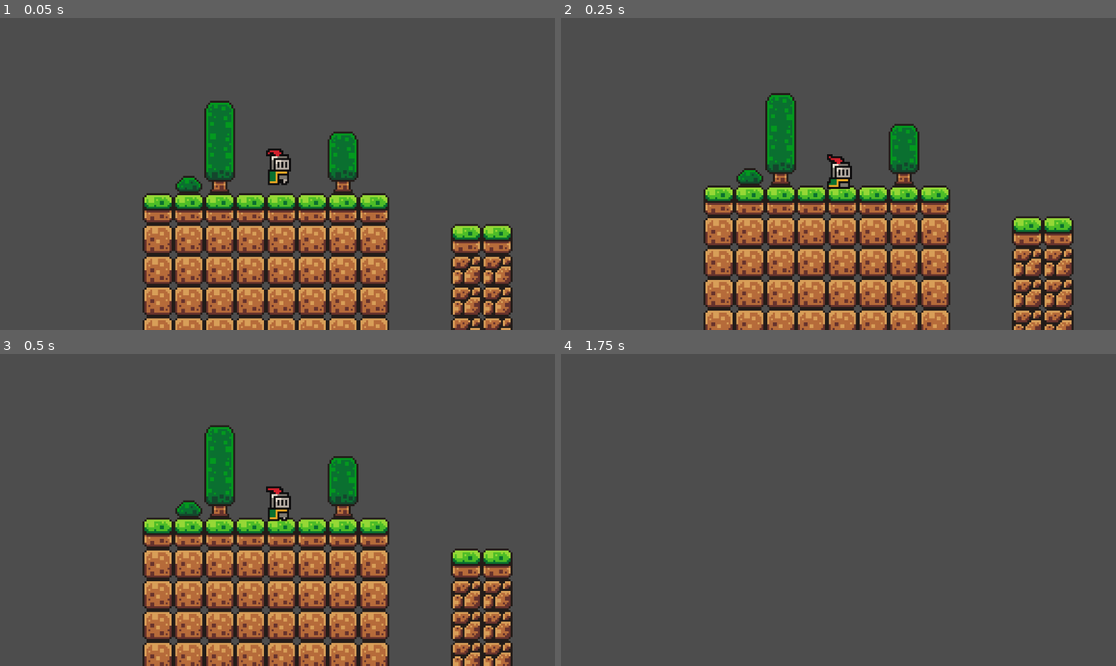
Above: before the commit, frames 1-4 (two rows, left to right).
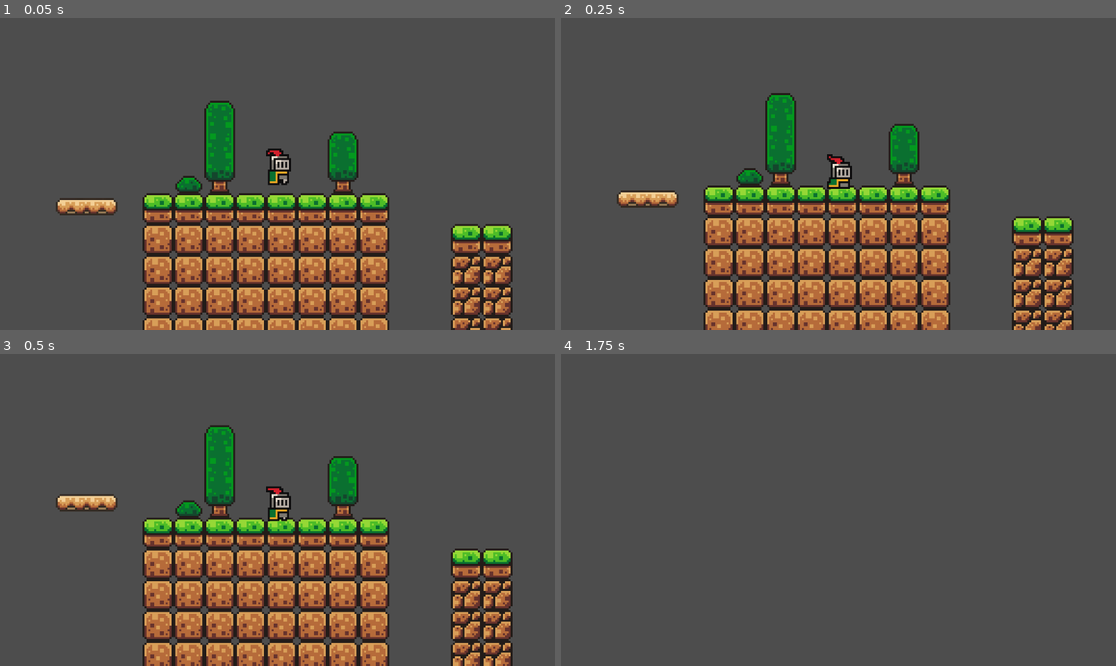
Above: after the commit, the same moments.

Repository: Vferreira91/shipgame
Game: Godot game, scene res://scenes/game.tscn
Two runs of this game, one before a commit and one after it. Both use one fixed random seed, a clock stepped at 60 frames per second and the inputs below.
Inputs:
- Up to frame 1 (0.05 s): no input
- Up to frame 2 (0.25 s): no input
- Up to frame 3 (0.5 s): no input
- Up to frame 4 (1.75 s): tap Enter (ui_accept) at 0.5, 0.77, 1.52 s; hold Right (ui_right) from 0.53 s (still down)

The runs differ from the first frame. In frame 1, 0.6% of the frame differs, in the area x 10-22%, y 57-64%; in frame 2, 0.6%; in frame 3, 0.6%, in the area x 10-22%, y 44-51%; in frame 4, nothing differs.

Commit message:
Adicionadas plataformas

Diff:
--- a/scenes/game.tscn
+++ b/scenes/game.tscn
@@ -1,7 +1,8 @@
-[gd_scene load_steps=5 format=3 uid="uid://byrom7qa3vll2"]
+[gd_scene load_steps=9 format=3 uid="uid://byrom7qa3vll2"]
 
 [ext_resource type="PackedScene" uid="uid://cao6q7umi4ap8" path="res://scenes/player.tscn" id="1_uwrxv"]
 [ext_resource type="Texture2D" uid="uid://bgdclr2aq02ad" path="res://assets/sprites/world_tileset.png" id="2_yqjtg"]
+[ext_resource type="PackedScene" uid="uid://bj45vyh37tuxa" path="res://scenes/platform.tscn" id="3_lnu2h"]
 
 [sub_resource type="TileSetAtlasSource" id="TileSetAtlasSource_lnu2h"]
 texture = ExtResource("2_yqjtg")
@@ -167,6 +168,44 @@
 physics_layer_0/collision_layer = 1
 sources/0 = SubResource("TileSetAtlasSource_lnu2h")
 
+[sub_resource type="Animation" id="Animation_iywne"]
+resource_name = "Up_down_movement"
+length = 5.3715
+loop_mode = 2
+tracks/0/type = "value"
+tracks/0/imported = false
+tracks/0/enabled = true
+tracks/0/path = NodePath(".:position")
+tracks/0/interp = 1
+tracks/0/loop_wrap = true
+tracks/0/keys = {
+"times": PackedFloat32Array(0, 0.333333, 4.93333, 5.33333),
+"transitions": PackedFloat32Array(1, 1, 1, 1),
+"update": 0,
+"values": [Vector2(-60, 39), Vector2(-60, 39), Vector2(-60, -473), Vector2(-60, -473)]
+}
+
+[sub_resource type="Animation" id="Animation_p57ef"]
+length = 0.001
+tracks/0/type = "value"
+tracks/0/imported = false
+tracks/0/enabled = true
+tracks/0/path = NodePath(".:position")
+tracks/0/interp = 1
+tracks/0/loop_wrap = true
+tracks/0/keys = {
+"times": PackedFloat32Array(0),
+"transitions": PackedFloat32Array(1),
+"update": 0,
+"values": [Vector2(-60, 39)]
+}
+
+[sub_resource type="AnimationLibrary" id="AnimationLibrary_u5sy4"]
+_data = {
+&"RESET": SubResource("Animation_p57ef"),
+&"Up_down_movement": SubResource("Animation_iywne")
+}
+
 [node name="Game" type="Node2D"]
 
 [node name="Player" parent="." instance=ExtResource("1_uwrxv")]
@@ -183,3 +222,15 @@
 tile_set = SubResource("TileSet_lbhrr")
 format = 2
 layer_0/tile_data = PackedInt32Array(196606, 0, 0, 196607, 0, 0, 131072, 0, 0, 131073, 0, 0, 131074, 0, 0, 131075, 0, 0 …(7010 unchanged characters)…
+
+[node name="Platform" parent="." instance=ExtResource("3_lnu2h")]
+position = Vector2(356, -93)
+
+[node name="Platform2" parent="." instance=ExtResource("3_lnu2h")]
+position = Vector2(-60, 39)
+
+[node name="AnimationPlayer" type="AnimationPlayer" parent="Platform2"]
+libraries = {
+&"": SubResource("AnimationLibrary_u5sy4")
+}
+autoplay = "Up_down_movement"
--- /dev/null
+++ b/scenes/platform.tscn
@@ -0,0 +1,17 @@
+[gd_scene load_steps=3 format=3 uid="uid://bj45vyh37tuxa"]
+
+[ext_resource type="Texture2D" uid="uid://d4at75jrrta32" path="res://assets/sprites/platforms.png" id="1_ba0x2"]
+
+[sub_resource type="RectangleShape2D" id="RectangleShape2D_nlgqw"]
+size = Vector2(30, 8)
+
+[node name="Platform" type="AnimatableBody2D"]
+
+[node name="Sprite2D" type="Sprite2D" parent="."]
+texture = ExtResource("1_ba0x2")
+region_enabled = true
+region_rect = Rect2(16, 16, 32, 9)
+
+[node name="CollisionShape2D" type="CollisionShape2D" parent="."]
+shape = SubResource("RectangleShape2D_nlgqw")
+one_way_collision = true
